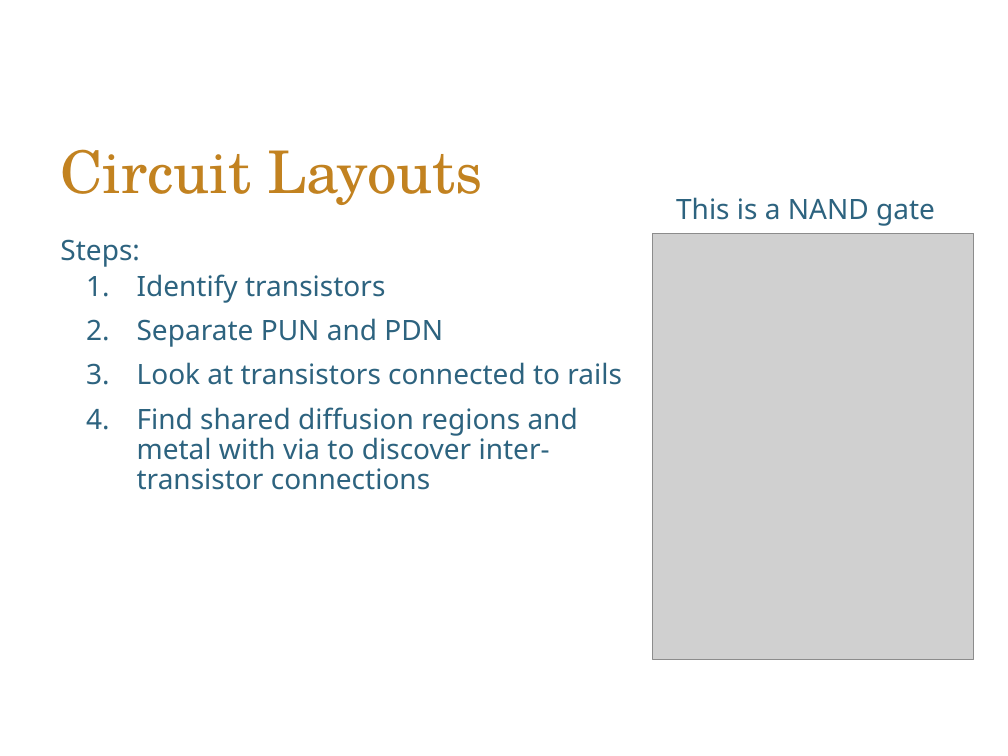
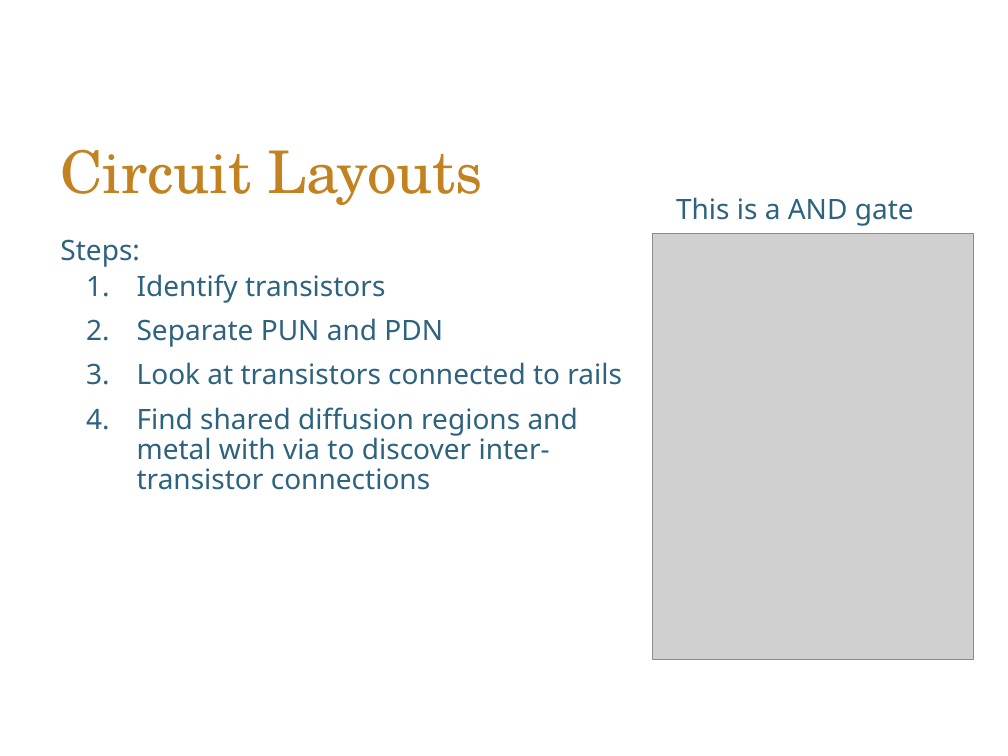
Before and after one commit to EECS150/eecs150.github.io, a slide deck: slide 5 of files/exam_review24/midterm/midterm_concept_review.pptx. Drawn at 1008x756 pixels with LibreOffice and Linux fonts; fonts in the diff are those of the drawing; grey boxes stand for pictures; background and template pictures are left out. Boxes give left, top, right and bottom in pixels: in the first picture for what was removed or moved away, otherwise in the second. Text is boxed around its words. In the diff, an @@ line names an element or a change of style, - is before the commit and + after.

```diff
--- a/files/exam_review24/midterm/midterm_concept_review.pptx
+++ b/files/exam_review24/midterm/midterm_concept_review.pptx
@@ text at (676, 197, 914, 226): text changed @@
-This is a NAND gate
+This is a AND gate
```
Also in this commit, not shown: 1 other slide changed, 1 other file.
